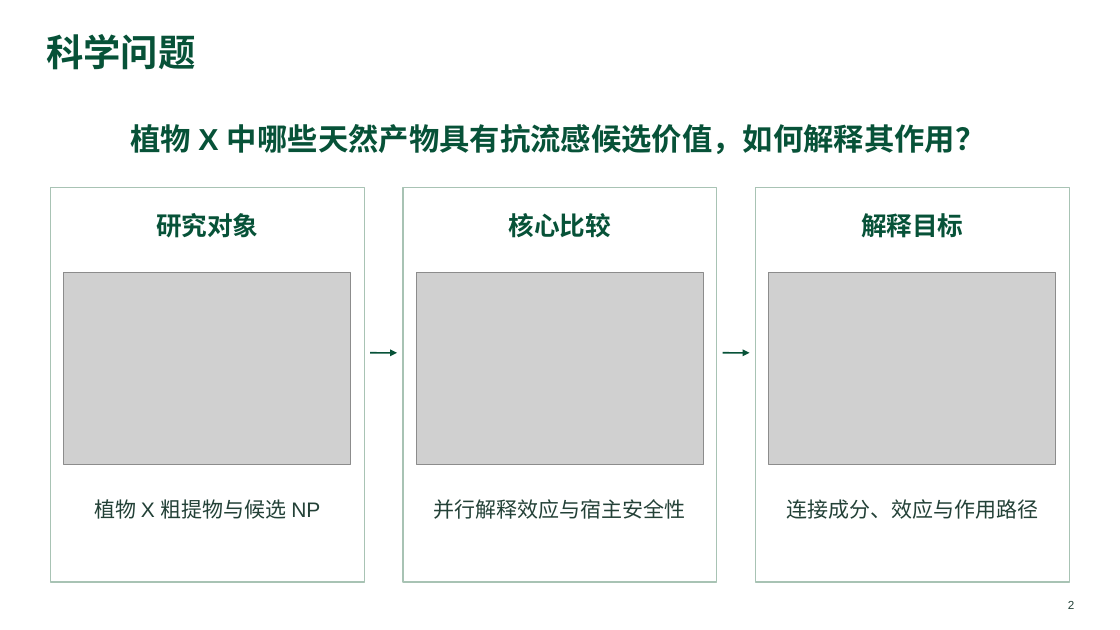
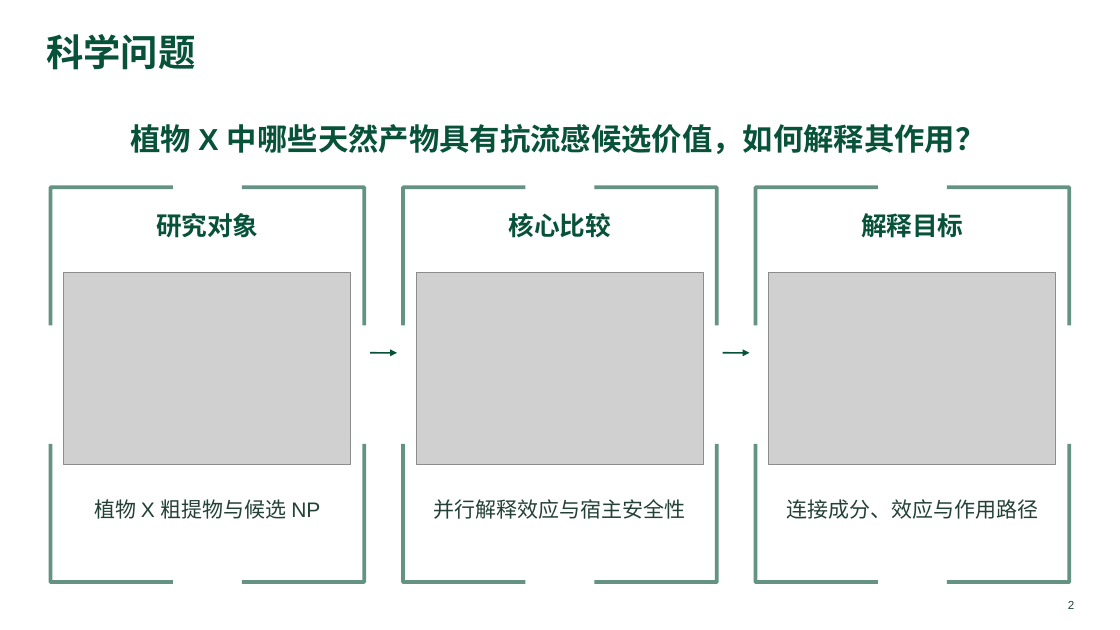
Before and after one commit to yetong0516/research-slide-workflow, a slide deck: slide 2 of examples/natural-antiviral/example.pptx. Drawn at 1120x630 pixels with LibreOffice and Linux fonts; fonts in the diff are those of the drawing; grey boxes stand for pictures. Boxes give left, top, right and bottom in pixels: in the first picture for what was removed or moved away, otherwise in the second. Text is boxed around its words. In the diff, an @@ line names an element or a change of style, - is before the commit and + after.

```diff
--- a/examples/natural-antiviral/example.pptx
+++ b/examples/natural-antiviral/example.pptx
@@ rectangle removed at [50,187,365,582] @@
@@ freeform shape added at [50,187,365,582], outline #075238 3.2 pt @@
@@ rectangle removed at [403,187,718,582] @@
@@ freeform shape added at [403,187,718,582], outline #075238 3.2 pt @@
@@ rectangle removed at [755,187,1070,582] @@
@@ freeform shape added at [755,187,1070,582], outline #075238 3.2 pt @@
```
Also in this commit, not shown: 6 other slides changed, 6 other files.
